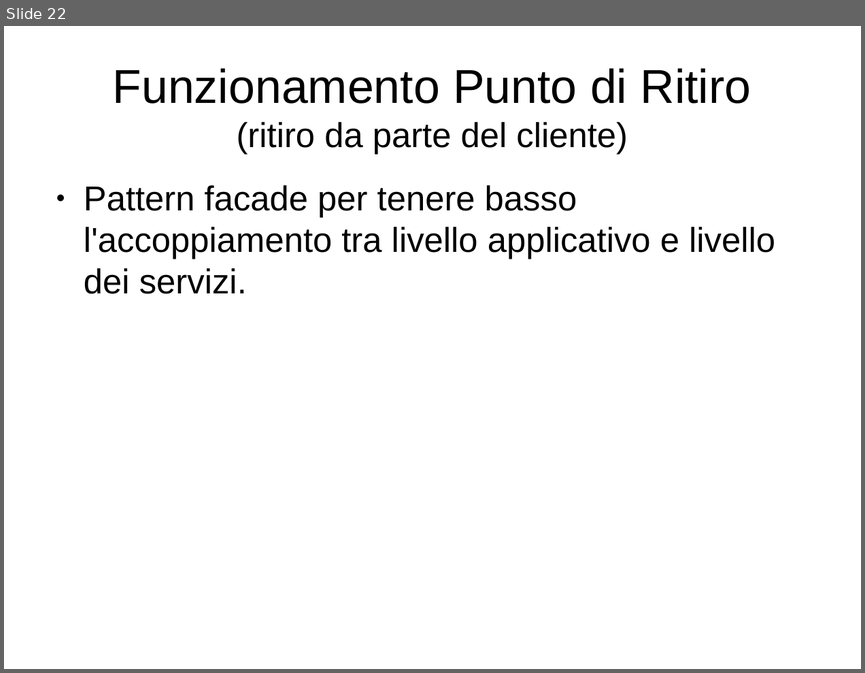
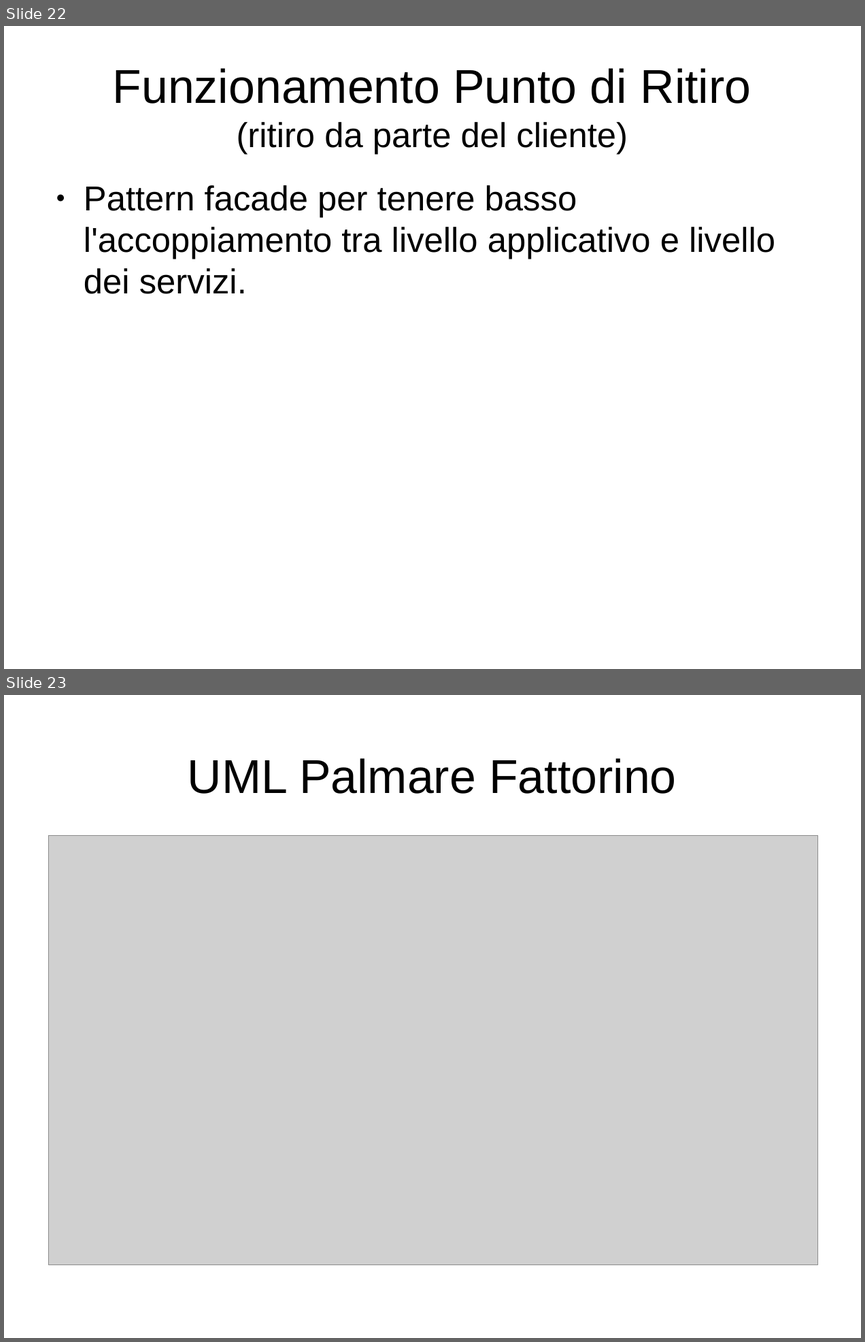
Before and after one commit to LeoCard1/Progetto-D19, a slide deck: PresentazioneProgettoD19.odp. Shown one above the other, each under a label of ours: slide 22 before the commit, slides 22 and 23 after it. The pictures are 865x673 and 865x1342 pixels, drawn with LibreOffice and Linux fonts; fonts in the diff are those of the drawing; grey boxes stand for pictures. Boxes give left, top, right and bottom in pixels: in the first picture for what was removed or moved away, otherwise in the second. Text is boxed around its words. In the diff, an @@ line names an element or a change of style, - is before the commit and + after.

```diff
--- a/PresentazioneProgettoD19.odp
+++ b/PresentazioneProgettoD19.odp
@@ slide 23 added at (x1=4, y1=695, x2=861, y2=1338), background #FFFFFF @@
@@ title added at (x1=188, y1=758, x2=676, y2=794), 44 pt, text #000000 @@
+UML Palmare Fattorino
@@ picture added at (x1=49, y1=836, x2=819, y2=1265) @@
```
Also in this commit, not shown: 23 other slides changed, 1 other file.
